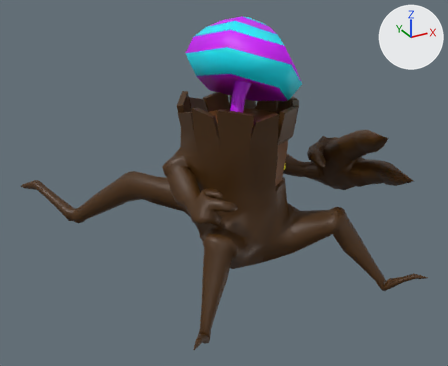
The Blender file Models/Enemies/Oaken.blend, before and after one commit.
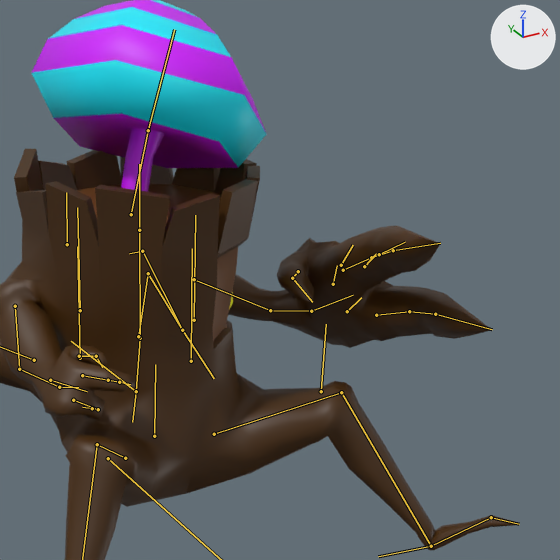
Old and new are each drawn whole from a 50 mm lens placed at (-2.99, -5.45, 3.5), pointed at (-0.03, -0.06, 0.8) and again close up on the part from 38% to 100% of the width and 5% to 81% of the height. The lights are fixed; the arrows at upper right show +X, +Y and +Z. Both versions are drawn at frame 2 of the action 'OakenAttack'; the numbers are the values there. The bones that bend it are drawn over the model as lines in the close-ups.

In view in the first close-up: 'Mushroom', 'Oaken'.
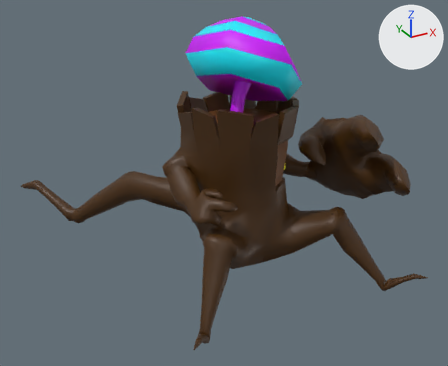
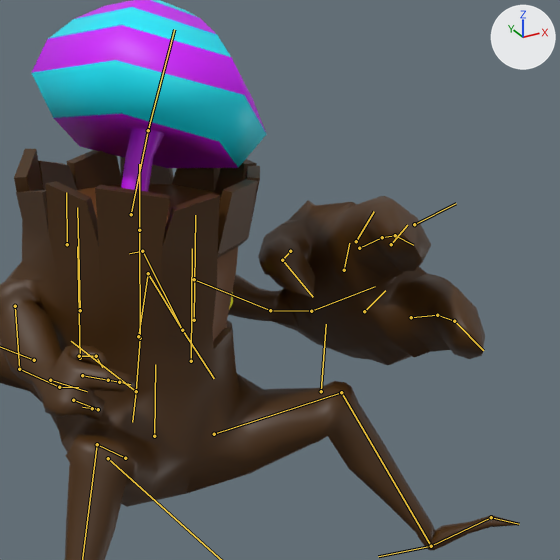
Commit message: Attack ajustes escala mão

Where the change shows, as pixel boxes (x1, y1, x2, y2) in the close-ups (560 x 560 px):
'Oaken', posed
    both: (0, 149, 519, 560)
bone 'Hand.L', root to tip
    before: (311, 311) to (353, 295)
    after: (311, 311) to (375, 286)
bone 'PointerWeight.L', root to tip
    before: (343, 270) to (371, 257)
    after: (359, 248) to (382, 237)
bone 'LittleWeight.L', root to tip
    before: (376, 315) to (409, 311)
    after: (411, 317) to (437, 315)

What the commit changed:
Bone 'Hand.L' (bone_hand_l) is rescaled from (1.0, 1.0, 1.0) to (1.5, 1.5, 1.5).
Bone 'PointerWeight.L' (bone_pointerweight_l) is rescaled from (1.0, 2.0, 1.0) to (1.0, 1.0, 1.0).
Bone 'LittleWeight.L' (bone_littleweight_l) is rescaled from (1.0, 2.0, 1.0) to (1.0, 1.0, 1.0).
